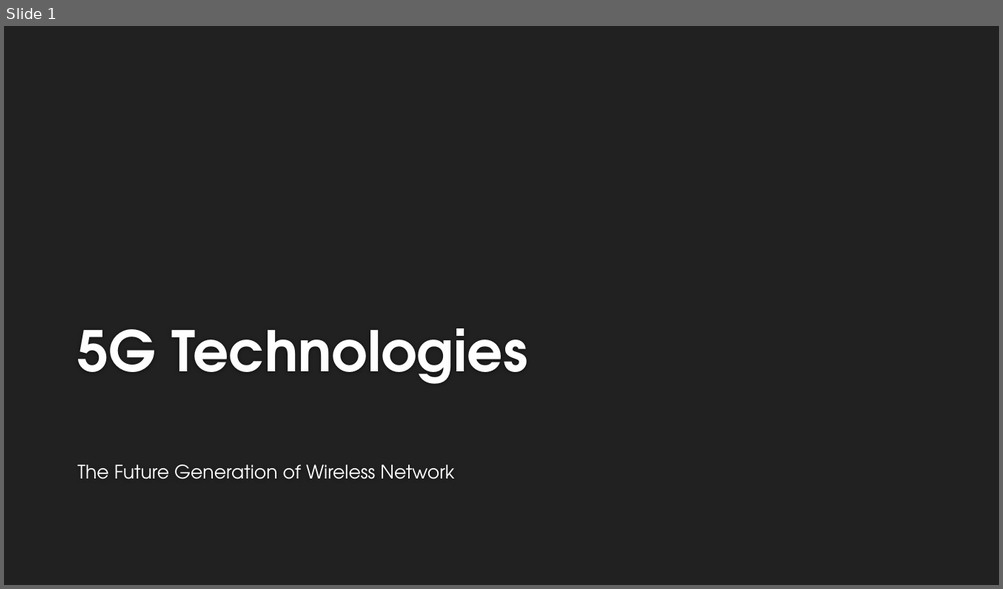
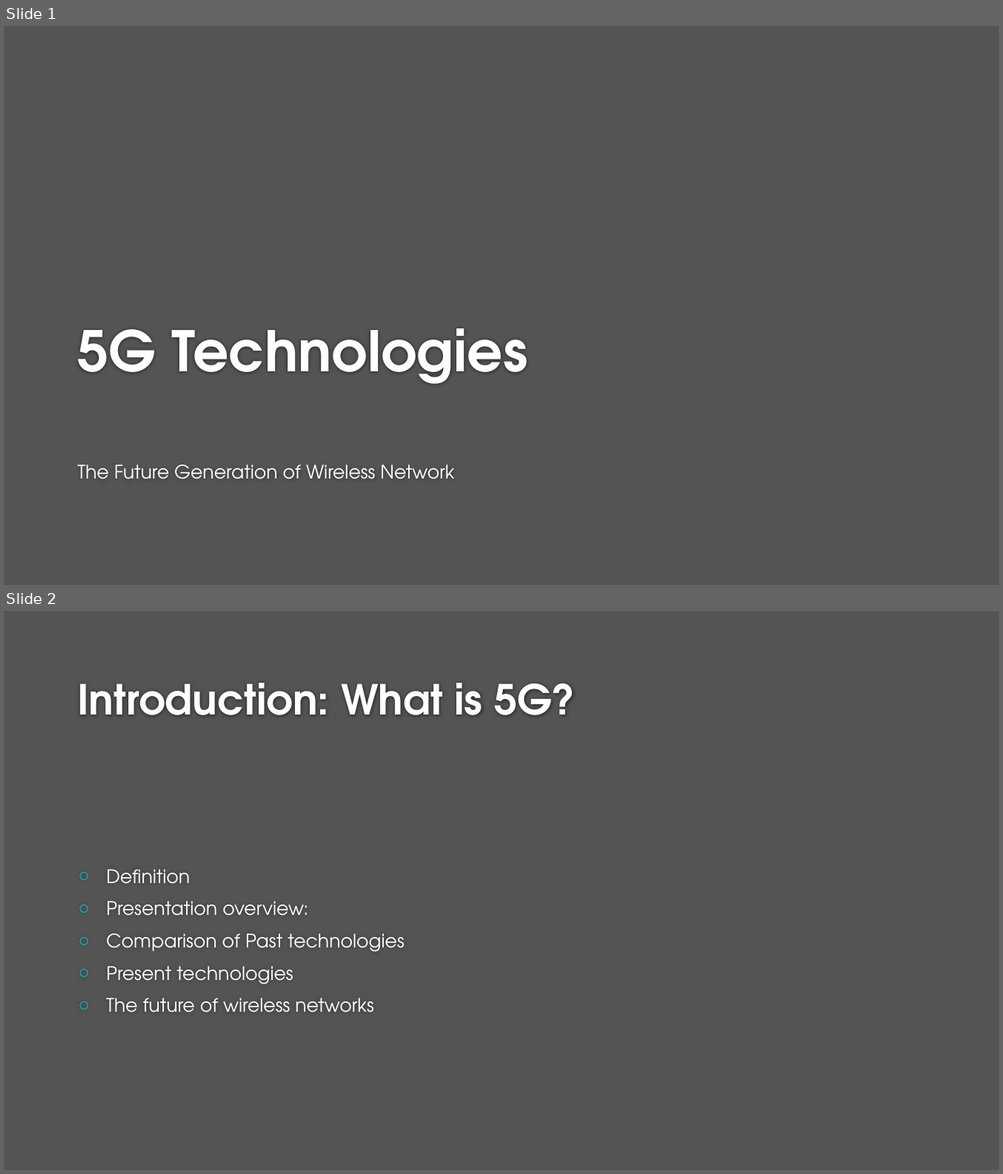
Before and after one commit to hackergirl1/5G-Presentation-, a slide deck: 5G Technologies.pptx. Shown one above the other, each under a label of ours: slide 1 before the commit, slides 1 and 2 after it. The pictures are 1003x589 and 1003x1174 pixels, drawn with LibreOffice and Linux fonts; fonts in the diff are those of the drawing; background and template pictures are left out. Boxes give left, top, right and bottom in pixels: in the first picture for what was removed or moved away, otherwise in the second. Text is boxed around its words. In the diff, an @@ line names an element or a change of style, - is before the commit and + after.

Commit message:
Slight design changes
changed the transparency oof the background so the text can be seen properly

```diff
--- a/5G Technologies.pptx
+++ b/5G Technologies.pptx
@@ slide 2 added at (x1=4, y1=611, x2=999, y2=1170), background #212121 at 77% opacity @@
@@ title added at (x1=77, y1=683, x2=575, y2=715), 40 pt, text #FEFEFE, bold @@
+Introduction: What is 5G?
@@ text added at (x1=106, y1=869, x2=404, y2=1013), 18 pt, text #FFFFFF @@
+○ Definition
+○ Presentation overview:
+○ Comparison of Past technologies
+○ Present technologies
+○ The future of wireless networks
@@ slide 1 changed as well @@
@@ background #212121 to #212121 at 77% opacity @@
```
Also in this commit, not shown: 1 other slide added, 1 slide removed.
